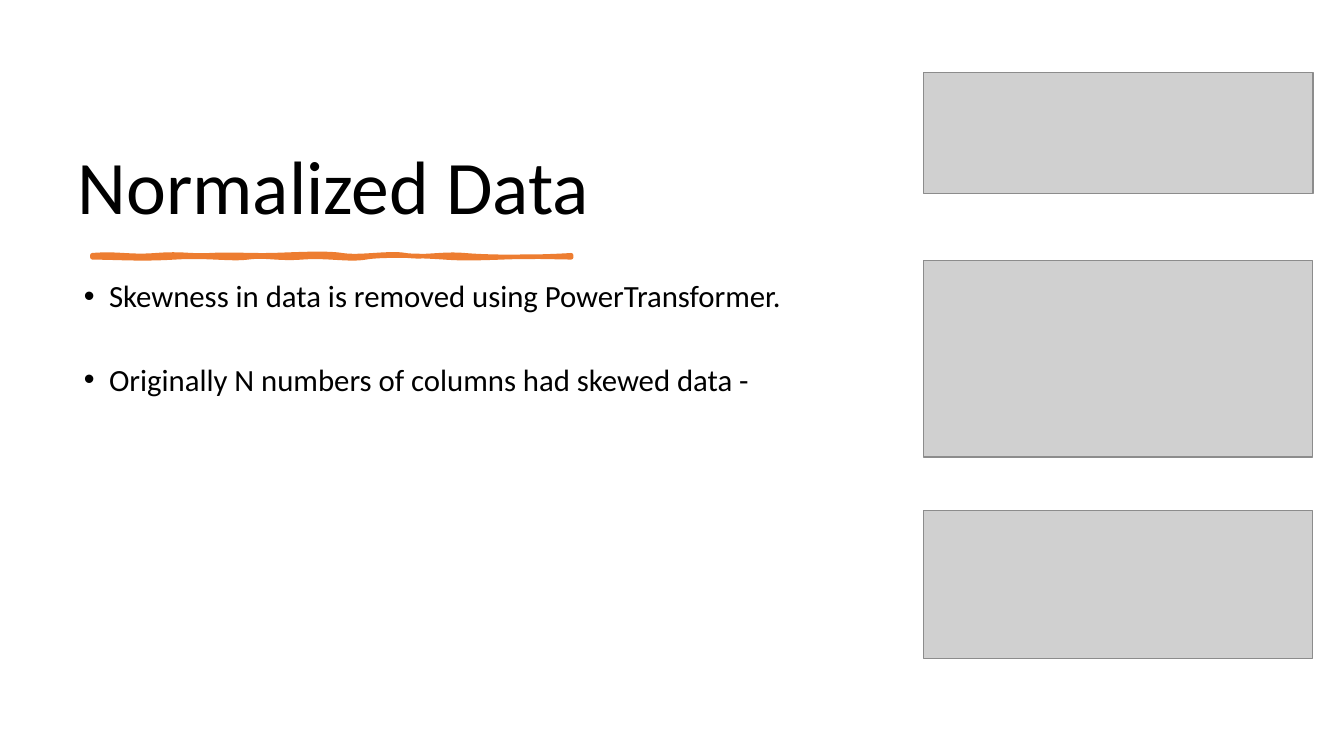
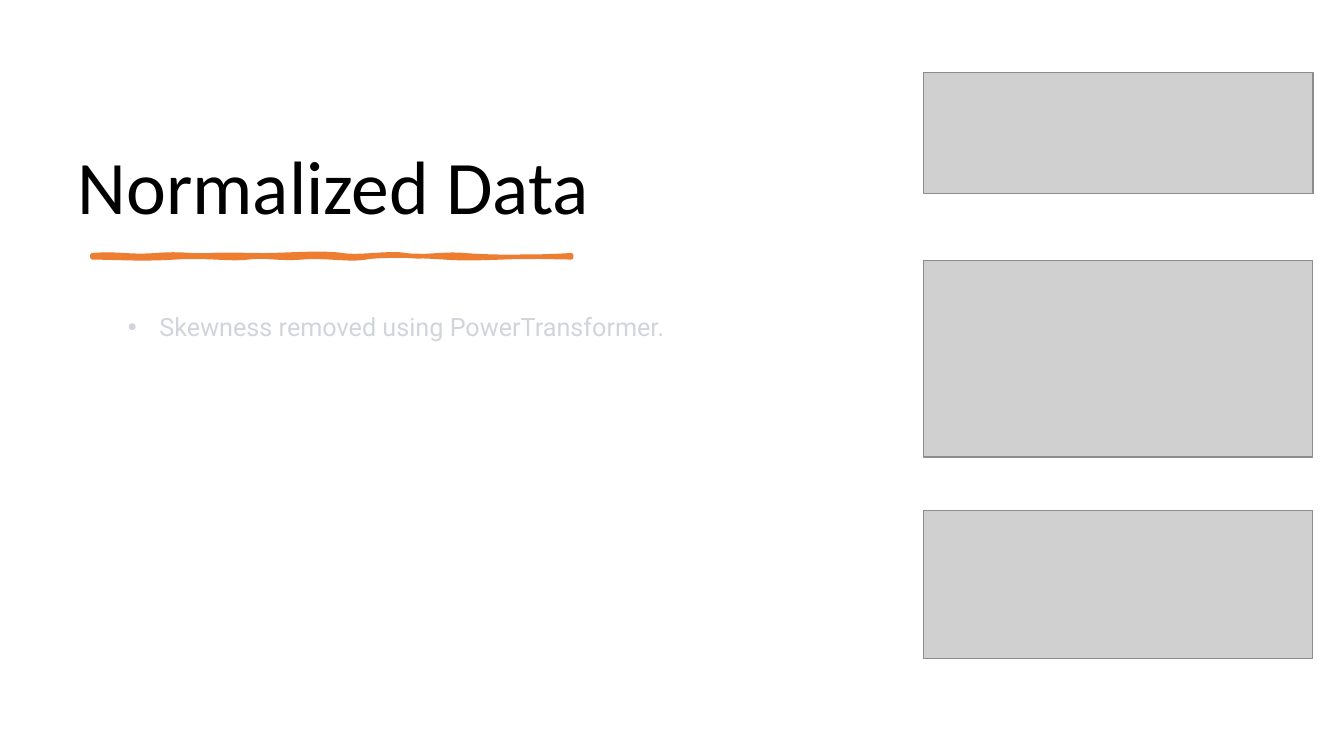
Before and after one commit to jagsrj/Credit_card_fraud_detection_ML, a slide deck: slide 6 of CreditCard_FraudDetection_MachingLearning.pptx. Drawn at 1344x756 pixels with LibreOffice and Linux fonts; fonts in the diff are those of the drawing; grey boxes stand for pictures. Boxes give left, top, right and bottom in pixels: in the first picture for what was removed or moved away, otherwise in the second. Text is boxed around its words. In the diff, an @@ line names an element or a change of style, - is before the commit and + after.

```diff
--- a/CreditCard_FraudDetection_MachingLearning.pptx
+++ b/CreditCard_FraudDetection_MachingLearning.pptx
@@ text at (x1=159, y1=317, x2=664, y2=341): text changed; size 22 to 18 pt; font Calibri to Roboto; text colour #000000 to #D1D5DB @@
-• Skewness in data is removed using PowerTransformer.
-• Originally N numbers of columns had skewed data -
+  • Skewness removed using PowerTransformer.
```
Also in this commit, not shown: 6 other slides changed, 1 other file.
